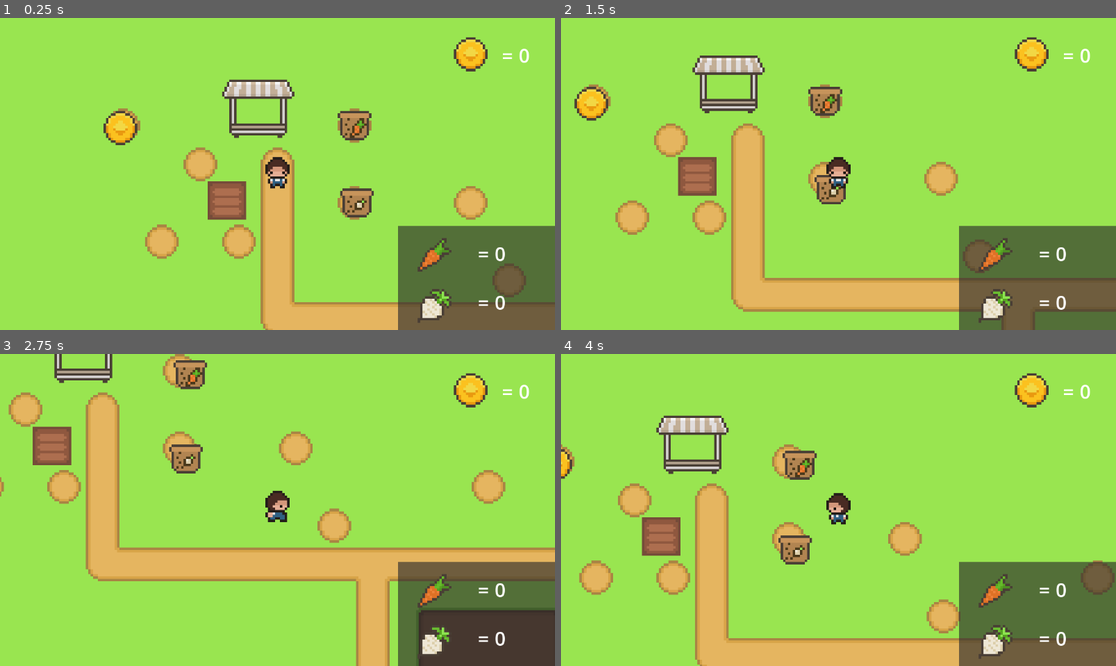
Above: before the commit, frames 1-4 (two rows, left to right).
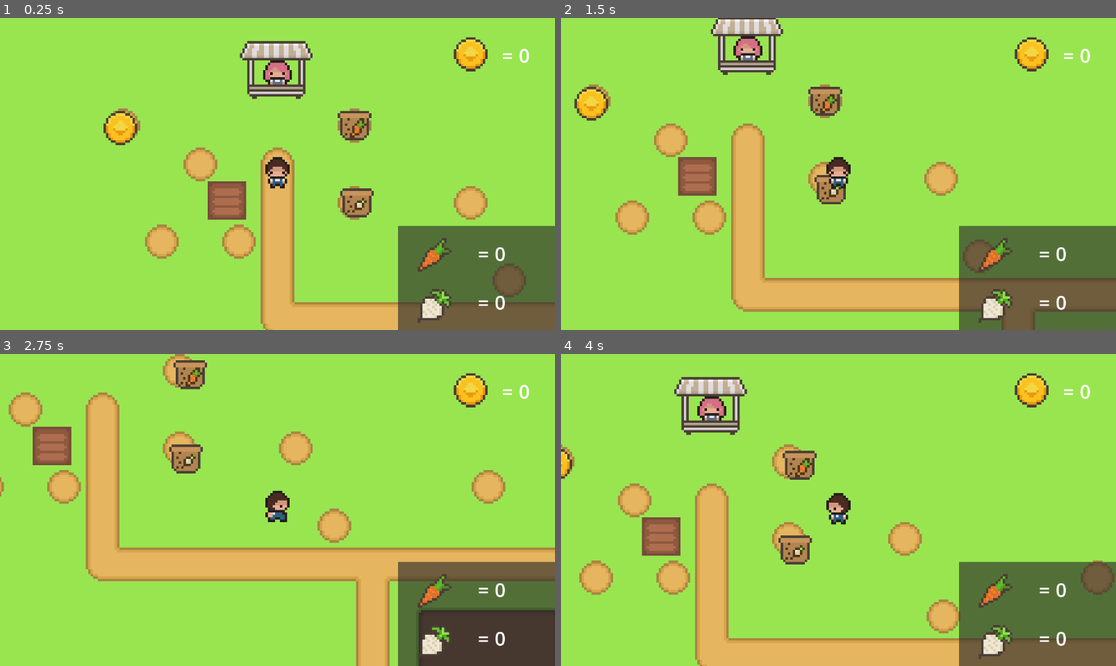
Above: after the commit, the same moments.

Repository: kdoiron253/FarmingSim
Game: Godot game, scene res://Scenes/World.tscn
The game is run twice, just before and just after one commit, with the same random seed, the same clock (stepped at 60 frames per second) and the same inputs.
Inputs (mouse positions are in pixels of both pictures, inside the frame that each line leads up to):
- Up to frame 1 (0.25 s): no input
- Up to frame 2 (1.5 s): tap Enter at 0.5 s; move the mouse to (788, 202) at 0.52 s; hold Right (ui_right) 0.53-1.28 s; click (788, 202) at 0.6 s; move the mouse to (832, 202) at 1.27 s; hold Down (ui_down) from 1.28 s (still down); click (832, 202) at 1.35 s
- Up to frame 3 (2.75 s): move the mouse to (266, 375) at 2.02 s; release Down (ui_down) at 2.03 s; hold Right (ui_right) from 2.03 s (still down); click (266, 375) at 2.1 s
- Up to frame 4 (4 s): move the mouse to (810, 572) at 2.77 s; release Right (ui_right) at 2.78 s; hold Up (ui_up) 2.78-3.53 s; click (810, 572) at 2.85 s; move the mouse to (1005, 556) at 3.52 s; hold Left (ui_left) from 3.53 s (still down); click (1005, 556) at 3.6 s

The runs differ from the first frame. In frame 1, 2.7% of the frame differs, in the area x 39-57%, y 7-39%; in frame 2, 2.6%; in frame 3, 0.5%; in frame 4, 2.7%, in the area x 17-34%, y 7-39%.

Commit message:
Not finished, moving on
Added in a shop to buy more seed packets, everything is slowly breaking. Final commit on this tutorial.

Diff:
--- /dev/null
+++ b/Scenes/CornSeedPack.tscn
@@ -0,0 +1,35 @@
+[gd_scene load_steps=6 format=3 uid="uid://c4ybjexslfn66"]
+
+[ext_resource type="Script" path="res://Scripts/CornSeedPack.gd" id="1_x2jry"]
+[ext_resource type="Texture2D" uid="uid://i4yhoaiyfnp0" path="res://Assets/farmingTilesheetComplete.png" id="2_wolku"]
+
+[sub_resource type="AtlasTexture" id="AtlasTexture_6cbku"]
+atlas = ExtResource("2_wolku")
+region = Rect2(96, 64, 16, 16)
+
+[sub_resource type="SpriteFrames" id="SpriteFrames_diwmr"]
+animations = [{
+"frames": [{
+"duration": 1.0,
+"texture": SubResource("AtlasTexture_6cbku")
+}],
+"loop": true,
+"name": &"default",
+"speed": 5.0
+}]
+
+[sub_resource type="CircleShape2D" id="CircleShape2D_yt6sr"]
+radius = 5.09902
+
+[node name="CornSeedPack" type="StaticBody2D"]
+script = ExtResource("1_x2jry")
+
+[node name="AnimatedSprite2D" type="AnimatedSprite2D" parent="."]
+sprite_frames = SubResource("SpriteFrames_diwmr")
+
+[node name="Area2D" type="Area2D" parent="."]
+
+[node name="CollisionShape2D" type="CollisionShape2D" parent="Area2D"]
+shape = SubResource("CircleShape2D_yt6sr")
+
+[connection signal="input_event" from="Area2D" to="." method="_on_area_2d_input_event"]
--- /dev/null
+++ b/Scenes/LettuceSeedPack.tscn
@@ -0,0 +1,35 @@
+[gd_scene load_steps=6 format=3 uid="uid://bd74hqbmnctdi"]
+
+[ext_resource type="Script" path="res://Scripts/LettuceSeedPack.gd" id="1_gdd3u"]
+[ext_resource type="Texture2D" uid="uid://i4yhoaiyfnp0" path="res://Assets/farmingTilesheetComplete.png" id="2_0m1wl"]
+
+[sub_resource type="AtlasTexture" id="AtlasTexture_ejebf"]
+atlas = ExtResource("2_0m1wl")
+region = Rect2(64, 48, 16, 16)
+
+[sub_resource type="SpriteFrames" id="SpriteFrames_71o71"]
+animations = [{
+"frames": [{
+"duration": 1.0,
+"texture": SubResource("AtlasTexture_ejebf")
+}],
+"loop": true,
+"name": &"default",
+"speed": 5.0
+}]
+
+[sub_resource type="CircleShape2D" id="CircleShape2D_kg20u"]
+radius = 5.0
+
+[node name="LettuceSeedPack" type="StaticBody2D"]
+script = ExtResource("1_gdd3u")
+
+[node name="AnimatedSprite2D" type="AnimatedSprite2D" parent="."]
+sprite_frames = SubResource("SpriteFrames_71o71")
+
+[node name="Area2D" type="Area2D" parent="."]
+
+[node name="CollisionShape2D" type="CollisionShape2D" parent="Area2D"]
+shape = SubResource("CircleShape2D_kg20u")
+
+[connection signal="input_event" from="Area2D" to="." method="_on_area_2d_input_event"]
--- /dev/null
+++ b/Scenes/Shop.tscn
@@ -0,0 +1,82 @@
+[gd_scene load_steps=13 format=3 uid="uid://dilotqkixr7at"]
+
+[ext_resource type="Texture2D" uid="uid://i4yhoaiyfnp0" path="res://Assets/farmingTilesheetComplete.png" id="1_gifji"]
+[ext_resource type="Script" path="res://Scripts/Shop.gd" id="1_p8pry"]
+[ext_resource type="PackedScene" uid="uid://dryfx3ygddgeg" path="res://Scenes/StrawberrySeedPack.tscn" id="3_318ge"]
+[ext_resource type="PackedScene" uid="uid://c4ybjexslfn66" path="res://Scenes/CornSeedPack.tscn" id="4_lyr0k"]
+[ext_resource type="PackedScene" uid="uid://bd74hqbmnctdi" path="res://Scenes/LettuceSeedPack.tscn" id="5_hd0v1"]
+[ext_resource type="PackedScene" uid="uid://db6tlrt3pg1n8" path="res://Scenes/Shop_Menu.tscn" id="6_1t61o"]
+
+[sub_resource type="AtlasTexture" id="AtlasTexture_mmlve"]
+atlas = ExtResource("1_gifji")
+region = Rect2(0, 16, 16, 16)
+
+[sub_resource type="SpriteFrames" id="SpriteFrames_8f4g4"]
+animations = [{
+"frames": [{
+"duration": 1.0,
+"texture": SubResource("AtlasTexture_mmlve")
+}],
+"loop": true,
+"name": &"default",
+"speed": 5.0
+}]
+
+[sub_resource type="AtlasTexture" id="AtlasTexture_fk56p"]
+atlas = ExtResource("1_gifji")
+region = Rect2(0, 180, 33, 28)
+
+[sub_resource type="SpriteFrames" id="SpriteFrames_vb26p"]
+animations = [{
+"frames": [{
+"duration": 1.0,
+"texture": SubResource("AtlasTexture_fk56p")
+}],
+"loop": true,
+"name": &"default",
+"speed": 5.0
+}]
+
+[sub_resource type="RectangleShape2D" id="RectangleShape2D_plyui"]
+size = Vector2(27, 22)
+
+[sub_resource type="CircleShape2D" id="CircleShape2D_85jfn"]
+radius = 14.0
+
+[node name="Shop" type="StaticBody2D"]
+script = ExtResource("1_p8pry")
+
+[node name="ShopKeeper" type="AnimatedSprite2D" parent="."]
+sprite_frames = SubResource("SpriteFrames_8f4g4")
+
+[node name="ShopArt" type="AnimatedSprite2D" parent="."]
+sprite_frames = SubResource("SpriteFrames_vb26p")
+
+[node name="CollisionShape2D" type="CollisionShape2D" parent="."]
+position = Vector2(-0.5, -1)
+shape = SubResource("RectangleShape2D_plyui")
+
+[node name="Area2D" type="Area2D" parent="."]
+
+[node name="CollisionShape2D" type="CollisionShape2D" parent="Area2D"]
+position = Vector2(0, 8)
+shape = SubResource("CircleShape2D_85jfn")
+
+[node name="StrawberrySeedPack" parent="." instance=ExtResource("3_318ge")]
+visible = false
+position = Vector2(37, 19)
+
+[node name="CornSeedPack" parent="." instance=ExtResource("4_lyr0k")]
+visible = false
+position = Vector2(37, 4)
+
+[node name="LettuceSeedPack" parent="." instance=ExtResource("5_hd0v1")]
+visible = false
+position = Vector2(37, -10)
+
+[node name="ShopMenu" parent="." instance=ExtResource("6_1t61o")]
+position = Vector2(-29, -51)
+scale = Vector2(0.5, 0.5)
+
+[connection signal="body_entered" from="Area2D" to="." method="_on_area_2d_body_entered"]
+[connection signal="body_exited" from="Area2D" to="." method="_on_area_2d_body_exited"]
--- /dev/null
+++ b/Scenes/Shop_Menu.tscn
@@ -0,0 +1,156 @@
+[gd_scene load_steps=13 format=3 uid="uid://db6tlrt3pg1n8"]
+
+[ext_resource type="Texture2D" uid="uid://i4yhoaiyfnp0" path="res://Assets/farmingTilesheetComplete.png" id="1_2c4ai"]
+[ext_resource type="Script" path="res://Scripts/ShopMenu.gd" id="1_2i0r2"]
+
+[sub_resource type="AtlasTexture" id="AtlasTexture_yx34e"]
+atlas = ExtResource("1_2c4ai")
+region = Rect2(96, 64, 16, 16)
+
+[sub_resource type="AtlasTexture" id="AtlasTexture_kyagw"]
+atlas = ExtResource("1_2c4ai")
+region = Rect2(64, 48, 16, 16)
+
+[sub_resource type="AtlasTexture" id="AtlasTexture_anex6"]
+atlas = ExtResource("1_2c4ai")
+region = Rect2(15, 64, 16, 16)
+
+[sub_resource type="SpriteFrames" id="SpriteFrames_whk7x"]
+animations = [{
+"frames": [{
+"duration": 1.0,
+"texture": SubResource("AtlasTexture_yx34e")
+}],
+"loop": true,
+"name": &"corn",
+"speed": 5.0
+}, {
+"frames": [{
+"duration": 1.0,
+"texture": SubResource("AtlasTexture_kyagw")
+}],
+"loop": true,
+"name": &"lettuce",
+"speed": 5.0
+}, {
+"frames": [{
+"duration": 1.0,
+"texture": SubResource("AtlasTexture_anex6")
+}],
+"loop": true,
+"name": &"strawberry",
+"speed": 5.0
+}]
+
+[sub_resource type="AtlasTexture" id="AtlasTexture_638t5"]
+atlas = ExtResource("1_2c4ai")
+region = Rect2(176, 80, 16, 16)
+
+[sub_resource type="SpriteFrames" id="SpriteFrames_0f4hf"]
+animations = [{
+"frames": [{
+"duration": 1.0,
+"texture": SubResource("AtlasTexture_638t5")
+}],
+"loop": true,
+"name": &"default",
+"speed": 5.0
+}]
+
+[sub_resource type="AtlasTexture" id="AtlasTexture_35tq2"]
+atlas = ExtResource("1_2c4ai")
+region = Rect2(176, 80, 16, 16)
+
+[sub_resource type="SpriteFrames" id="SpriteFrames_u61vs"]
+animations = [{
+"frames": [{
+"duration": 1.0,
+"texture": SubResource("AtlasTexture_35tq2")
+}],
+"loop": true,
+"name": &"default",
+"speed": 5.0
+}]
+
+[sub_resource type="AtlasTexture" id="AtlasTexture_sbw5l"]
+atlas = ExtResource("1_2c4ai")
+region = Rect2(64, 80, 16, 16)
+
+[sub_resource type="SpriteFrames" id="SpriteFrames_q4bdh"]
+animations = [{
+"frames": [{
+"duration": 1.0,
+"texture": SubResource("AtlasTexture_sbw5l")
+}],
+"loop": true,
+"name": &"default",
+"speed": 5.0
+}]
+
+[node name="ShopMenu" type="StaticBody2D"]
+visible = false
+script = ExtResource("1_2i0r2")
+
+[node name="ColorRect" type="ColorRect" parent="."]
+offset_right = 128.0
+offset_bottom = 76.0
+color = Color(0.32549, 0.32549, 0.32549, 0.129412)
+
+[node name="Icon" type="AnimatedSprite2D" parent="."]
+position = Vector2(28.75, 21.75)
+scale = Vector2(2.78125, 2.78125)
+sprite_frames = SubResource("SpriteFrames_whk7x")
+animation = &"corn"
+
+[node name="ButtonLeft" type="Button" parent="."]
+offset_left = 3.0
+offset_top = 44.0
+offset_right = 26.0
+offset_bottom = 60.0
+
+[node name="ButtonLeftIcon" type="AnimatedSprite2D" parent="."]
+position = Vector2(20, 53)
+rotation = 1.5708
+scale = Vector2(2.56519, 2.88675)
+sprite_frames = SubResource("SpriteFrames_0f4hf")
+
+[node name="ButtonRight" type="Button" parent="."]
+offset_left = 31.096
+offset_top = 43.52
+offset_right = 53.096
+offset_bottom = 59.52
+
+[node name="ButtonRightIcon" type="AnimatedSprite2D" parent="."]
+position = Vector2(37.096, 50.52)
+rotation = -1.5708
+scale = Vector2(2.565, 2.887)
+sprite_frames = SubResource("SpriteFrames_u61vs")
+
+[node name="PriceLabel" type="RichTextLabel" parent="."]
+offset_left = 60.0
+offset_top = 7.0
+offset_right = 100.0
+offset_bottom = 30.0
+theme_override_font_sizes/normal_font_size = 16
+text = "100"
+
+[node name="CoinIcon" type="AnimatedSprite2D" parent="."]
+position = Vector2(105, 18)
+sprite_frames = SubResource("SpriteFrames_q4bdh")
+
+[node name="BuyButtonColor" type="ColorRect" parent="."]
+offset_left = 62.0
+offset_top = 40.0
+offset_right = 112.0
+offset_bottom = 59.0
+color = Color(0.521569, 0.137255, 0.0313726, 1)
+
+[node name="BuyButton" type="Button" parent="."]
+offset_left = 62.0
+offset_top = 40.0
+offset_right = 112.0
+offset_bottom = 59.0
+
+[connection signal="pressed" from="ButtonLeft" to="." method="_on_button_left_pressed"]
+[connection signal="pressed" from="ButtonRight" to="." method="_on_button_right_pressed"]
+[connection signal="pressed" from="BuyButton" to="." method="_on_buy_button_pressed"]
--- /dev/null
+++ b/Scenes/StrawberrySeedPack.tscn
@@ -0,0 +1,35 @@
+[gd_scene load_steps=6 format=3 uid="uid://dryfx3ygddgeg"]
+
+[ext_resource type="Script" path="res://Scripts/StrawberrySeedPack.gd" id="1_f20jv"]
+[ext_resource type="Texture2D" uid="uid://i4yhoaiyfnp0" path="res://Assets/farmingTilesheetComplete.png" id="2_qqw5y"]
+
+[sub_resource type="AtlasTexture" id="AtlasTexture_imuwi"]
+atlas = ExtResource("2_qqw5y")
+region = Rect2(15, 64, 16, 16)
+
+[sub_resource type="SpriteFrames" id="SpriteFrames_tmr4j"]
+animations = [{
+"frames": [{
+"duration": 1.0,
+"texture": SubResource("AtlasTexture_imuwi")
+}],
+"loop": true,
+"name": &"default",
+"speed": 5.0
+}]
+
+[sub_resource type="CircleShape2D" id="CircleShape2D_gxav4"]
+radius = 5.09902
+
+[node name="StrawberrySeedPack" type="StaticBody2D"]
+script = ExtResource("1_f20jv")
+
+[node name="AnimatedSprite2D" type="AnimatedSprite2D" parent="."]
+sprite_frames = SubResource("SpriteFrames_tmr4j")
+
+[node name="Area2D" type="Area2D" parent="."]
+
+[node name="CollisionShape2D" type="CollisionShape2D" parent="Area2D"]
+shape = SubResource("CircleShape2D_gxav4")
+
+[connection signal="input_event" from="Area2D" to="." method="_on_area_2d_input_event"]
--- a/Scenes/World.tscn
+++ b/Scenes/World.tscn
@@ -7,6 +7,7 @@
 [ext_resource type="PackedScene" uid="uid://cnumkqbkyc44q" path="res://Scenes/CarrotSeedpack.tscn" id="5_hptjr"]
 [ext_resource type="PackedScene" uid="uid://c41enkoki3tvh" path="res://GUI/GUI.tscn" id="6_vx78o"]
 [ext_resource type="PackedScene" uid="uid://qx4v05tlckdp" path="res://Scenes/sell_zone.tscn" id="7_uk1fm"]
+[ext_resource type="PackedScene" uid="uid://dilotqkixr7at" path="res://Scenes/Shop.tscn" id="8_aibdl"]
 
 [sub_resource type="TileSetAtlasSource" id="TileSetAtlasSource_env5w"]
 texture = ExtResource("1_txbci")
@@ -228,7 +229,7 @@
 layer_1/y_sort_enabled = false
 layer_1/y_sort_origin = 0
 layer_1/z_index = 0
-layer_1/tile_data = PackedInt32Array(65576, 524288, 6, 65577 …(10759 unchanged characters)…  524288, 65544, 1572878, 524288, 65544, 262150, 0, 11, 327686, 0, 12, 262151, 65536, 11, 327687, 65536, 12, 524305, 393216, 8, 1048588, 393216, 8, 7 …(1513 unchanged characters)…
+layer_1/tile_data = PackedInt32Array(65576, 524288, 6, 65577 …(10759 unchanged characters)…  524288, 65544, 1572878, 524288, 65544, 524305, 393216, 8, 1048588, 393216, 8, 7 …(1513 unchanged characters)…
 
 [node name="GrowingZone" parent="." instance=ExtResource("3_nln5y")]
 position = Vector2(99, 119)
@@ -246,3 +247,6 @@
 
 [node name="Player" parent="." instance=ExtResource("2_f7lfr")]
 position = Vector2(120, 108)
+
+[node name="Shop" parent="." instance=ExtResource("8_aibdl")]
+position = Vector2(120, 66)
--- /dev/null
+++ b/Scripts/CornSeedPack.gd
@@ -0,0 +1,24 @@
+extends StaticBody2D
+
+var selected = false
+var seed_type = 5 # for global script
+
+func _ready():
+	$AnimatedSprite2D.play("default")
+
+
+func _physics_process(delta):
+	if selected:
+		global_position = lerp(global_position, get_global_mouse_position(), 25 * delta)
+
+
+func _input(event):
+	if event is InputEventMouseButton:
+		if event.button_index == MOUSE_BUTTON_LEFT and not event.pressed:
+			selected = false
+
+
+func _on_area_2d_input_event(_viewport, _event, _shape_idx):
+	if Input.is_action_just_pressed("click"):
+		Global.plant_selected = seed_type
+		selected = true
--- a/Scripts/Global.gd
+++ b/Scripts/Global.gd
@@ -1,6 +1,7 @@
 extends Node
 
-var plant_selected = 1 # 1 = carrots, 2 = onions ...
+# 1 = carrots, 2 = onions, 3 = strawberry, 4 = lettuce, 5 = corn ...
+var plant_selected = 1
 
 var number_of_carrots = 0
 var number_of_onions = 0
--- /dev/null
+++ b/Scripts/LettuceSeedPack.gd
@@ -0,0 +1,24 @@
+extends StaticBody2D
+
+var selected = false
+var seed_type = 4 # for global script
+
+func _ready():
+	$AnimatedSprite2D.play("default")
+
+
+func _physics_process(delta):
+	if selected:
+		global_position = lerp(global_position, get_global_mouse_position(), 25 * delta)
+
+
+func _input(event):
+	if event is InputEventMouseButton:
+		if event.button_index == MOUSE_BUTTON_LEFT and not event.pressed:
+			selected = false
+
+
+func _on_area_2d_input_event(_viewport, _event, _shape_idx):
+	if Input.is_action_just_pressed("click"):
+		Global.plant_selected = seed_type
+		selected = true
--- a/Scripts/Player.gd
+++ b/Scripts/Player.gd
@@ -31,3 +31,6 @@
 
 func player_sell_method():
 	pass
+
+func player_shop_method():
+	pass
--- /dev/null
+++ b/Scripts/Shop.gd
@@ -0,0 +1,23 @@
+extends StaticBody2D
+
+
+func _ready():
+	$ShopMenu.visible = false
+
+
+func _process(_delta):
+	if $ShopMenu.item1owned == true:
+		$StrawberrySeedPack.visible = true
+	if $ShopMenu.item2owned == true:
+		$LettuceSeedPack.visible = true
+	if $ShopMenu.item3owned == true:
+		$CornSeedPack.visible = true
+
+
+func _on_area_2d_body_entered(body):
+	if body.has_method("player_shop_method"):
+		$ShopMenu.visible = true
+
+
+func _on_area_2d_body_exited(body):
+	$ShopMenu.visible = false
--- /dev/null
+++ b/Scripts/ShopMenu.gd
@@ -0,0 +1,82 @@
+extends StaticBody2D
+
+# item 1 = strawberry, item 2 = lettuce, item 3 = corn
+var item = 1
+
+var item1price = 100
+var item2price = 250
+var item3price = 500
+
+var item1owned = false
+var item2owned = false
+var item3owned = false
+
+var price
+
+func _ready():
+	$Icon.play("strawberry")
+	item = 1
+
+
+func swap_item_back():
+	if item == 1:
+		item = 3
+	elif item == 2:
+		item = 1
+	elif item == 3:
+		item = 2
+
+
+func swap_item_forward():
+	if item == 1:
+		item = 2
+	elif item == 2:
+		item = 3
+	elif item == 3:
+		item = 1
+
+
+func _physics_process(_delta):
+	if self.visible == true:
+		if item == 1:
+			$Icon.play("strawberry")
+		if item == 2:
+			$Icon.play("lettuce")
+		if item == 3:
+			$Icon.play("corn")
+
+
+func buy():
+	Global.coins -= price
+	if item == 1:
+		item1owned = true
+	if item == 2:
+		item2owned = true
+	if item == 3:
+		item3owned = true
+
+
+func _on_button_left_pressed():
+	swap_item_back()
+
+
+func _on_button_right_pressed():
+	swap_item_forward()
+
+
+func _on_buy_button_pressed():
+	if item == 1:
+		price = item1price
+		if Global.coins >= item1price:
+			if item1owned == false:
+				buy()
+	if item == 2:
+		price = item2price
+		if Global.coins >= item2price:
+			if item2owned == false:
+				buy()
+	if item == 3:
+		price = item3price
+		if Global.coins >= item3price:
+			if item3owned == false:
+				buy()
--- /dev/null
+++ b/Scripts/StrawberrySeedPack.gd
@@ -0,0 +1,24 @@
+extends StaticBody2D
+
+var selected = false
+var seed_type = 3 # for global script
+
+func _ready():
+	$AnimatedSprite2D.play("default")
+
+
+func _physics_process(delta):
+	if selected:
+		global_position = lerp(global_position, get_global_mouse_position(), 25 * delta)
+
+
+func _input(event):
+	if event is InputEventMouseButton:
+		if event.button_index == MOUSE_BUTTON_LEFT and not event.pressed:
+			selected = false
+
+
+func _on_area_2d_input_event(_viewport, _event, _shape_idx):
+	if Input.is_action_just_pressed("click"):
+		Global.plant_selected = seed_type
+		selected = true
Not shown: 1 places in Scenes/World.tscn that only renumber resources
